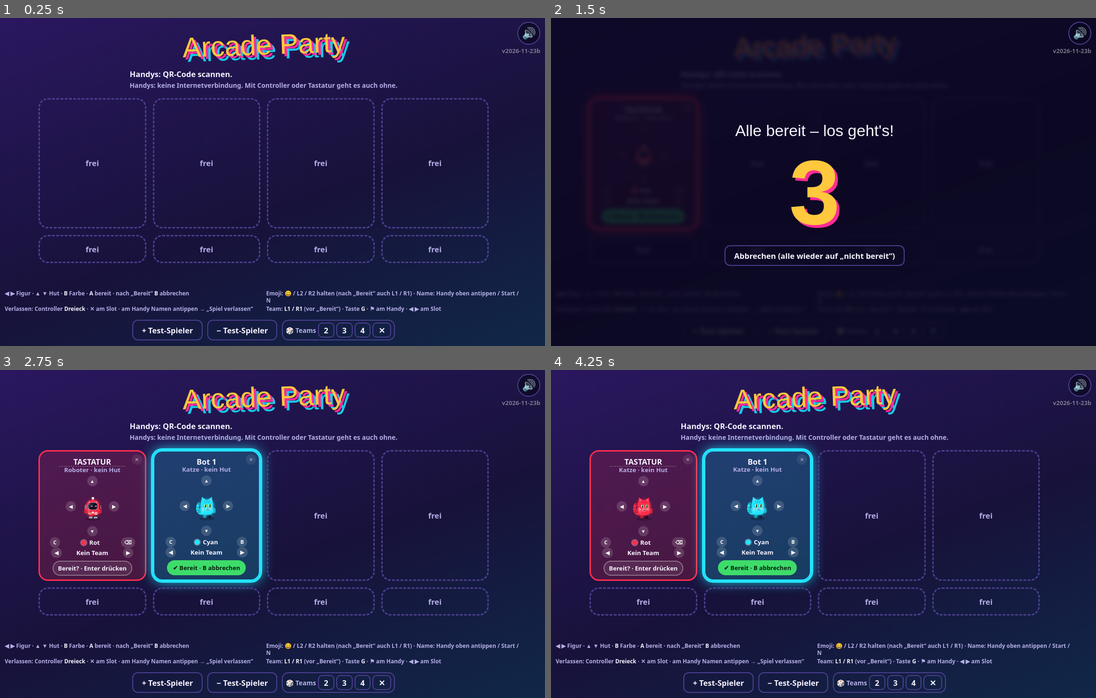
Above: before the commit, frames 1-4 (two rows, left to right).
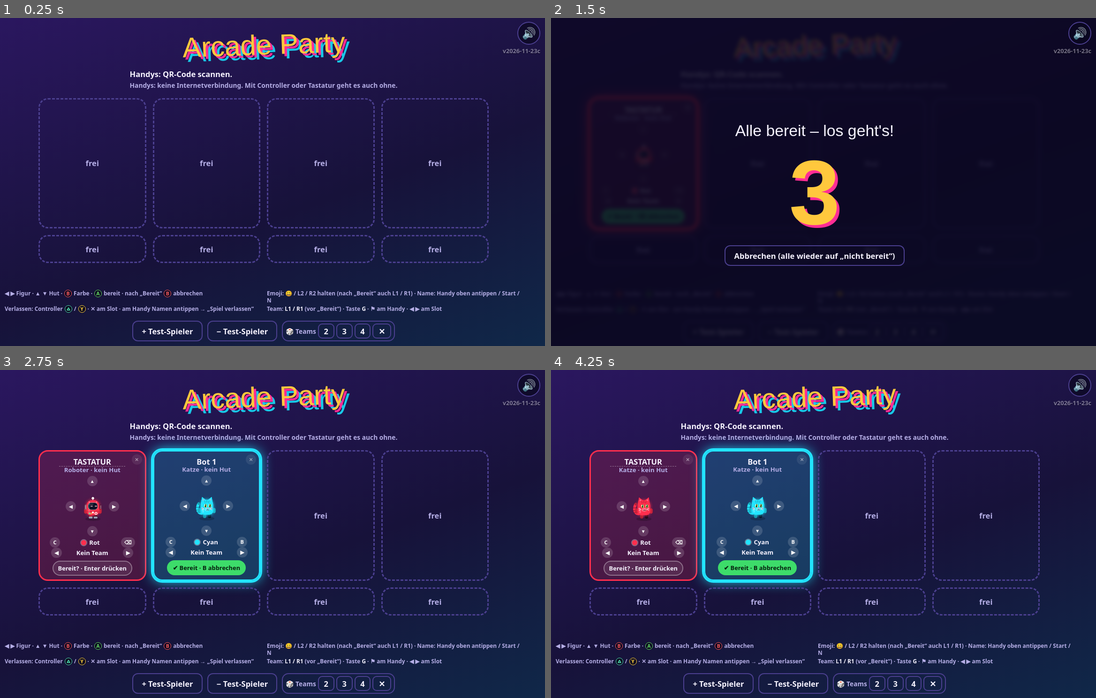
Above: after the commit, the same moments.

Repository: Kuma665/Arcade-Party
Game: browser game, page index.html
Two runs of this game, one before a commit and one after it. Both use one fixed random seed, a clock stepped at 60 frames per second and the inputs below.
Inputs (mouse positions are in pixels of both pictures, inside the frame that each line leads up to):
- Up to frame 1 (0.25 s): no input
- Up to frame 2 (1.5 s): click (812, 178) at 0.27 s; hold Right from 1.03 s (still down); click (812, 198) at 1.07 s; tap Space at 1.1 s
- Up to frame 3 (2.75 s): release Right at 1.53 s; hold Down 1.58-1.85 s; tap Space at 1.6, 2.1, 2.6 s; click (174, 514) at 1.67 s; click "Bereit? · Enter drücken" at 1.77 s; hold Left 1.9-2.47 s; click "Abbrechen (alle wieder auf „n…" at 2.02 s; click (354, 507) at 2.27 s; tap T at 2.52 s; hold Up from 2.52 s (still down)
- Up to frame 4 (4.25 s): release Up at 2.82 s; click (883, 566) at 2.87 s; hold Right 2.87-3.53 s; tap Space at 3.1, 3.6, 4.1 s; click (703, 573) at 3.47 s; tap E at 3.52 s; hold Up 3.58-3.82 s; hold Left from 3.87 s (still down); click (812, 497) at 4.07 s

The runs differ from the first frame. In frame 1, 2.1% of the frame differs, in the area x 11-100%, y 9-99%; in frame 2, less than 0.1%; in frame 3, 2.1%; in frame 4, 2.1%.

Commit message:
Spiel aktualisiert: Tastensymbole je nach Controller (PS-Plakette / A B / Tastatur), ein kurzer Knopf-Hinweis unten rechts nur mit Controller, alte Hinweiszeilen entfernt
Co-Authored-By: Claude Opus 5.5 <noreply@anthropic.com>

Diff:
--- a/index.html
+++ b/index.html
@@ -172,38 +172,37 @@
  <div style="display:flex;gap:10px;justify-content:center;flex-wrap:wrap"><button onclick="addBot()">+ Test-Spieler</bu …(591 unchanged characters)…
 </section>
 
-<div id="hc" style="position:fixed;inset:0;display:none;flex …(307 unchanged characters)… rap;justify-content:center"></div><small>Alle drücken A, wenn sie die Steuerung kennen</small><button onclick="hgDone()">Überspringen</button></div>
-<div id="bk" style="position:fixed;inset:0;display:none;flex …(309 unchanged characters)… ontent:center"><button onclick="bkYes()">Ja, zurück · A</button><button onclick="bkNo()">Nein · B</button></div></div>
+<div id="hc" style="position:fixed;inset:0;display:none;flex …(307 unchanged characters)… rap;justify-content:center"></div><small data-kx="hcOk"></small><button onclick="hgDone()">Überspringen</button></div>
+<div id="bk" style="position:fixed;inset:0;display:none;flex …(309 unchanged characters)… ontent:center"><button onclick="bkYes()" data-kx="bkYes"></button><button onclick="bkNo()" data-kx="bkNo"></button></div></div>
 <section id="menu">
  <h2>Was spielen wir?</h2>
  <div class="tiles" id="tiles"></div>
- <small>◀ ▶ ▲ ▼ wählen · A starten · B Charakterauswahl</small>
  <button onclick="const q=list().find(x=>!x.id.startsWith('bot'));if(q)bkOpen(q)">← Charakterauswahl</button>
  <div id="tpts" style="display:none;color:var(--mu);font-size:1.05em;text-align:center;margin-bottom:6px"></div>
   <div id="board"></div>
 </section>
 
-<section id="set"><h2>⚙️ Einstellungen</h2><div class="rows" id="setrows"></div><small>▲ ▼ wählen · ◀ ▶ ändern · B zurück</small></section>
-
-<section id="pre"><h2 id="pt"></h2><div class="rows" id="prerows"></div><div class="rc" id="prec" style="font-size:1.15em;text-align:center"></div><small>▲ ▼ wählen · ◀ ▶ ändern · B zurück</small></section>
+<section id="set"><h2>⚙️ Einstellungen</h2><div class="rows" id="setrows"></div></section>
+
+<section id="pre"><h2 id="pt"></h2><div class="rows" id="prerows"></div><div class="rc" id="prec" style="font-size:1.15em;text-align:center"></div></section>
 
 <section id="demo">
  <h2 id="dt"></h2><div id="dc"></div><div class="bars" id="dp"></div>
- <div id="dpz"><h2>⏸ Pause</h2><small id="dpn" style="text-align:center;color:var(--gold);max-width:90vw"></small><div class="rows" id="dpr"></div><small>▲ ▼ wählen · A ok</small></div>
+ <div id="dpz"><h2>⏸ Pause</h2><small id="dpn" style="text-align:center;color:var(--gold);max-width:90vw"></small><div class="rows" id="dpr"></div></div>
 </section>
 
 <section id="hs"><h2>🏆 Bestenliste</h2>
  <div class="hsg"><div><h3>Gesamtwertung</h3><ol id="hstot"></ol></div><div><h3>Rekorde</h3><ol id="hsrec"></ol></div></div>
- <button onclick="show('menu')">Zurück</button><small>A / B: zurück</small></section>
-
-<section id="res"><h2>Ergebnis</h2><ol id="rl"></ol><small i …(149 unchanged characters)… x-wrap:wrap"><button onclick="rematch()">↻ Nochmal · A</button><button onclick="show('menu')">Menü · B</button></div></section>
+ <button onclick="show('menu')">Zurück</button></section>
+
+<section id="res"><h2>Ergebnis</h2><ol id="rl"></ol><small i …(149 unchanged characters)… x-wrap:wrap"><button onclick="rematch()" data-kx="rmA"></button><button onclick="show('menu')" data-kx="rmB"></button></div></section>
 <section id="trn"><h2 id="trh"></h2><div class="tg" id="trg"></div><div id="trq"></div><small id="trt" style="text-align:center"></small><h3 id="trz"></h3><ol id="trl"></ol><div id="trp"></div><small id="trs"></small><button onclick="tourCancel()">Turnier beenden</button></section>
-<section id="tfin"><h2 id="tfh"></h2><div id="tfw"></div><ol id="tfl"></ol><div id="tfr"></div><div id="tfs"></div><small>Zurück zum Menü in ein paar Sekunden · A</small></section>
-
-<section id="bm"><canvas id="bc"></canvas><div id="bpz"><h2>⏸ Pause</h2><small id="bpn" style="text-align:center;color:var(--gold);max-width:90vw"></small><div class="rows" id="bpr"></div><small>▲ ▼ wählen · A ok</small></div></section>
-<section id="bo"><canvas id="boc"></canvas><div id="opz"><h2>⏸ Pause</h2><small id="opn" style="text-align:center;color:var(--gold);max-width:90vw"></small><div class="rows" id="opr"></div><small>▲ ▼ wählen · A ok</small></div></section>
-<section id="sm"><canvas id="smc"></canvas><div id="spz"><h2>⏸ Pause</h2><small id="spn" style="text-align:center;color:var(--gold);max-width:90vw"></small><div class="rows" id="spr"></div><small>▲ ▼ wählen · A ok</small></div></section>
-<section id="rc"><canvas id="rcv"></canvas><div id="rpz"><h2>⏸ Pause</h2><small id="rpn" style="text-align:center;color:var(--gold);max-width:90vw"></small><div class="rows" id="rpr"></div><small>▲ ▼ wählen · A ok</small></div></section>
+<section id="tfin"><h2 id="tfh"></h2><div id="tfw"></div><ol id="tfl"></ol><div id="tfr"></div><div id="tfs"></div><small data-kx="tfin"></small></section>
+
+<section id="bm"><canvas id="bc"></canvas><div id="bpz"><h2>⏸ Pause</h2><small id="bpn" style="text-align:center;color:var(--gold);max-width:90vw"></small><div class="rows" id="bpr"></div></div></section>
+<section id="bo"><canvas id="boc"></canvas><div id="opz"><h2>⏸ Pause</h2><small id="opn" style="text-align:center;color:var(--gold);max-width:90vw"></small><div class="rows" id="opr"></div></div></section>
+<section id="sm"><canvas id="smc"></canvas><div id="spz"><h2>⏸ Pause</h2><small id="spn" style="text-align:center;color:var(--gold);max-width:90vw"></small><div class="rows" id="spr"></div></div></section>
+<section id="rc"><canvas id="rcv"></canvas><div id="rpz"><h2>⏸ Pause</h2><small id="rpn" style="text-align:center;color:var(--gold);max-width:90vw"></small><div class="rows" id="rpr"></div></div></section>
 <div id="msg" style="display:none;position:fixed;left:4vw;right:4vw;top:3vh;z-index:9;background:#ff2d95;color:#fff;padding:14px 18px;border-radius:14px;text-align:center"></div>
 <div id="tp" hidden><div id="tdp"><i data-d="u">▲</i><i data-d="d">▼</i><i data-d="l">◀</i><i data-d="r">▶</i></div><bu …(215 unchanged characters)…
 <div id="tpc" hidden><button id="tpt" tabindex="-1" title="Touch-Tasten an/aus" onmousedown="event.preventDefault()">🎮</button><button id="tpf" tabindex="-1" title="Vollbild" onmousedown="event.preventDefault()">⛶</button></div>
@@ -276,7 +275,7 @@
 setInterval(()=>{if(st==='res'&&!T&&RVt&&Date.now()-RVt>8000)rvDecide()},500);
 let TIP={sel:{},pick:{}};const tipHum=()=>list().filter(p=>!p.id.startsWith('bot')),tipCand=()=>list();
 const tipIdx=p=>{const c=tipCand();let i=TIP.sel[p.id];if(i==null||i>=c.length)i=Math.max(0,c.indexOf(p));return i};
-function trsTxt(){if(!T)return;const H=tipHum();$('trs').textContent='Start in '+T.cd+' s · 🔮 Tipps '+H.filter(p=>TIP.pick[p.id]!=null).length+'/'+H.length+' · ◀ ▶ wählen · A bestätigen'}
+function trsTxt(){if(!T)return;const H=tipHum();$('trs').innerHTML='Start in '+T.cd+' s · 🔮 Tipps '+H.filter(p=>TIP.pick[p.id]!=null).length+'/'+H.length+apKx(TX.trs)}
 function tipRender(){if(!T||st!=='trn')return;const c=tipCand();$('trp').innerHTML=tipHum().map(p=>{const t=c[tipIdx(p)],ok=TIP.pick[p.id]!=null;return `<span class="${ok?'ok':''}" style="--c:${COL[p.co]}">${esc(p.name)} → ${esc(t?t.name:'?')}${ok?' ✔':''}</span>`}).join('');trsTxt()}
 function tipIn(p,dn){if(p.id.startsWith('bot'))return;const c=tipCand();if(!c.length)return;
  if(TIP.pick[p.id]!=null){if(dn(8))delete TIP.pick[p.id];else return}
@@ -316,8 +315,8 @@
 const gpOf=id=>{const gs=navigator.getGamepads?navigator.getGamepads():[];return gs[+id.slice(2)]};
 function keysOf(p){if(p.id==='kb')return{r:'Enter',f:'⌫',b:'C'};if(p.id.startsWith('gp')){const g=gpOf(p.id);return g&&gpKind(g)==='ps'?{r:'✕',f:'○',b:'□'}:{r:'A',f:'B',b:'X'}}return{r:'A',f:'B',b:'C'}}
 function legend(){const gs=(navigator.getGamepads?Array.from(navigator.getGamepads()):[]).filter(Boolean),ps=gs.some(g=>gpKind(g)==='ps'),xb=gs.some(g=>gpKind(g)==='xbox');
- const c=[];if(xb||!ps)c.push('<div><b>Xbox:</b> Steuerkreuz links/rechts Figur · hoch/runter Hut · <b>B</b> / <b>X</b> Farbe · <b>A</b> bereit · nach „Bereit“ <b>B</b> abbrechen</div>');if(ps||!xb)c.push('<div><b>PlayStation:</b> Steuerkreuz links/rechts Figur · hoch/runter Hut · <b>○</b> / <b>□</b> Farbe · <b>✕</b> bereit · nach „Bereit“ <b>○</b> abbrechen</div>');
- $('legend').innerHTML='<div>◀ ▶ Figur · ▲ ▼ Hut · <b>B</b> Farbe · <b>A</b> bereit · nach „Bereit“ <b>B</b> abbrechen</div><div>Emoji: 😀 / L2 / R2 halten (nach „Bereit“ auch L1 / R1) · Name: Handy oben antippen / Start / N</div><div>Verlassen: Controller <b>Dreieck</b> · ✕ am Slot · am Handy Namen antippen → …(223 unchanged characters)…
+ const c=[];if(xb||!ps)c.push('<div><b>Xbox:</b> Steuerkreuz links/rechts Figur · hoch/runter Hut · '+apKx('{B} / {X} Farbe · {A} bereit · nach „Bereit“ {B} abbrechen','xb')+'</div>');if(ps||!xb)c.push('<div><b>PlayStation:</b> Steuerkreuz links/rechts Figur · hoch/runter Hut · '+apKx('{B} / {X} Farbe · {A} bereit · nach „Bereit“ {B} abbrechen','ps')+'</div>');
+ $('legend').innerHTML='<div>◀ ▶ Figur · ▲ ▼ Hut · '+apKx('{B} Farbe · {A} bereit · nach „Bereit“ {B} abbrechen','xb')+'</div><div>Emoji: 😀 / L2 / R2 halten (nach „Bereit“ auch L1 / R1) · Name: Handy oben antippen / Start / N</div><div>Verlassen: Controller '+apSym('y','ps')+' / '+apSym('y','xb')+' · ✕ am Slot · am Handy Namen antippen → …(223 unchanged characters)…
 addEventListener('gamepadconnected',()=>{try{render()}catch(e){}});
 const ld=k=>{try{return JSON.parse(localStorage.getItem(k)||'{}')||{}}catch(e){return{}}};
 const LOOK=ld('pa_look');
@@ -358,10 +357,10 @@
 function drawPvs(){document.querySelectorAll('canvas.pv').forEach(c=>{const p=c.dataset.hs!=null?HSL[+c.dataset.hs]:P[c.dataset.id];if(p)drawPv(c,p)})}
 
 let BK=null;function bkNo(){BK=null;$('bk').style.display='none';push()}function bkOpen(p){BK=p.id;$('bkt').textContent …(213 unchanged characters)…
-const HCT={0:['🌊 The Flood','◀ ▶ laufen · ▲ oder A springen. Gemeinsam überleben, das Wasser steigt!'],1:['💥 Bomben-Chaos','◀ ▶ ▲ ▼ laufen · A = Bombe legen. Der letzte Überlebende gewinnt.'],2:['🤼 Sumo-Arena','◀ ▶ ▲ ▼ laufen · A = Dash · B = Block (kurz vor dem Treffer = Parade!). Wer von der schrumpfenden Plattform fliegt, ist raus.'],3:['🏁 Hindernisrennen','◀ ▶ laufen · A oder ▲ springen · B schubsen. Wer zuerst im Ziel ist, gewinnt. Wer rausfliegt, hilft dem Letzten mit A (Rückenwind).'],4:['🐲 Boss-Rush','Alle zusammen gegen den Drachen! Wähle deine Ausrüstung. B = Angriff, B halten = Spezial.']};
+const HCT={0:['🌊 The Flood','◀ ▶ laufen · ▲ oder {A} springen. Gemeinsam überleben, das Wasser steigt!'],1:['💥 Bomben-Chaos','◀ ▶ ▲ ▼ laufen · {A} = Bombe legen. Der letzte Überlebende gewinnt.'],2:['🤼 Sumo-Arena','◀ ▶ ▲ ▼ laufen · {A} = Dash · {B} = Block (kurz vor dem Treffer = Parade!). Wer von der schrumpfenden Plattform fliegt, ist raus.'],3:['🏁 Hindernisrennen','◀ ▶ laufen · {A} oder ▲ springen · {B} schubsen. Wer zuerst im Ziel ist, gewinnt. Wer rausfliegt, hilft dem Letzten mit {A} (Rückenwind).'],4:['🐲 Boss-Rush','Alle zusammen gegen den Drachen! Wähle deine Ausrüstung. {B} = Angriff, {B} halten = Spezial.']};
 let HG=null,HSEEN={};
 function hgRender(){if(!HG)return;$('hcp').innerHTML=tipHum().map(p=>`<span style="--c:${COL[p.co]};padding:.2em .8em;border:2px solid var(--c);border-radius:999px;${HG.ok[p.id]?'background:var(--c);color:#111':'opacity:.6'}">${esc(p.name)} ${HG.ok[p.id]?'✔':'…'}</span>`).join('')}
-function hgOpen(i){HG={i,ok:{},t:Date.now()};$('hct').textContent=HCT[i][0];$('hcx').textContent=HCT[i][1];$('hc').style.display='flex';hgRender();push()}
+function hgOpen(i){HG={i,ok:{},t:Date.now()};$('hct').textContent=HCT[i][0];$('hcx').dataset.kx=HCT[i][1];$('hcx').innerHTML=apKx(HCT[i][1]);$('hc').style.display='flex';hgRender();push()}
 function hgDone(){if(!HG)return;const i=HG.i;HG=null;HSEEN[i]=1;$('hc').style.display='none';launch(i)}
 function hgIn(p,dn){if(p.id.startsWith('bot')||!dn(4))return;HG.ok[p.id]=1;beep(cfgG.sfx,0,659);hgRender();push1(p);if(tipHum().every(q=>HG.ok[q.id]))setTimeout(hgDone,500)}
 setInterval(()=>{if(HG&&Date.now()-HG.t>25000)hgDone()},1000);
@@ -404,7 +403,7 @@
  if(!fixed(id))sendPad(id,{lf:1});
  if(/^gp/.test(id))GPOFF[id]=1;
  delete P[id];if(BK===id)bkNo();leaveSnd();render();push();checkReady()}
-function onMsg(m){let p=P[m.id];
+function onMsg(m){if(m&&m.b&&typeof m.id==='string'&&!/^bot/.test(m.id))apKindSet(apKindOf(m.id));let p=P[m.id];
  if(((m.b|0)&32768)&&!fixed(m.id)){if(p)leaveP(m.id);return}
  if(!p){const used=list().map(x=>x.slot),slot=[0,1,2,3,4,5,6,7].find(i=>!used.includes(i));if(slot===undefined)return;
   p=P[m.id]={id:m.id,slot,name:nameFor(m),pts:LEFTP[m.id]||0,b:0,rd:false,seen:Date.now(),taps:0,ch:slot,hat:-1,co:freeCo(slot),eo:((m.b|0)>>8)&63,tm:0};restoreLook(p);joinSnd();render();push();return}
@@ -460,7 +459,7 @@
  const render=()=>{const B=o();if(!B)return;const l=B.lost||[];
   $(c.note).textContent=l.length?'Verbindung verloren: '+l.map(q=>q.p.name).join(', ')+'. Das Handy verbindet sich von selbst wieder.':(B.pby?'⏸ '+B.pby+' hat pausiert':'');
   B.pzm=l.length?['drop','rs','quit']:['go','rs','quit'];
-  const T={go:'Weiter',rs:B.rsq?'Wirklich neu starten? · A':'Neustart',quit:'Zum Menü',drop:'Ohne '+(l.length>1?'sie':l[0]?esc(l[0].p.name):'')+' weiter'};
+  const T={go:'Weiter',rs:B.rsq?apKx(TX.rsq):'Neustart',quit:'Zum Menü',drop:'Ohne '+(l.length>1?'sie':l[0]?esc(l[0].p.name):'')+' weiter'};
   $(c.rows).innerHTML=B.pzm.map((a,i)=>`<div class="rw go ${i===B.pzi?'sel':''}" onclick="${c.click}(${i})">${T[a]}</div>`).join('')};
  const pause=(v,by)=>{const B=o();if(!B||B.done)return;if(c.strict&&!!v===!!B.pz)return;B.rsq=0;
   if(c.onPause)c.onPause(B,!!v);
@@ -512,7 +511,7 @@
  if(T)rows.forEach(r=>{if(r.p.id.startsWith('bot'))return;const e=T.h[r.p.id]||(T.h[r.p.id]={n:r.p.name,pl:[],ls:[],rk:[]});e.pl[T.r-1]=r.tr;e.ls[T.r-1]=rows.length>2&&r.tr===Math.max(...rows.map(x=>x.tr))});
  if(T)(T.rr=T.rr||[])[T.r-1]={g:T.list[T.r-1],w:[...new Set(rows.filter(r=>r.tr===1&&!r.p.id.startsWith('bot')).map(r=>TMON&&r.p.tm?TN[r.p.tm-1]:r.p.name))]};
  $('rl').innerHTML=rows.map((r,i)=>`<li style="--c:${COL[r.p.co]}">${r.tr?r.tr+'.':'–'} ${av(r.p)}${esc(r.p.name)}${tmb(r.p)} <small>${r.txt}</small>${r.tr?'<b>+'+r.pt+'</b>':''}</li>`).join('');
- if(tn)note=tn+(note?' · '+note:'');if(T)note='Runde '+T.r+' …(158 unchanged characters)… .style.display=T?'none':'flex';$('rsm').textContent=T?'Es geht gleich weiter…':'Abstimmung: A = nochmal · B = Menü · es zählt die Mehrheit';show('res');rvRender();setTimeout(()=>{ …(63 unchanged characters)…
+ if(tn)note=tn+(note?' · '+note:'');if(T)note='Runde '+T.r+' …(158 unchanged characters)… .style.display=T?'none':'flex';$('rsm').dataset.kx=T?'resT':'resV';$('rsm').innerHTML=apKx(TX[T?'resT':'resV']);show('res');rvRender();setTimeout(()=>{ …(63 unchanged characters)…
 
 let fg=null;
 function msg(t){const m=$('msg');m.textContent=t;m.style.display='block';setTimeout(()=>m.style.display='none',9000)}
@@ -573,10 +572,32 @@
 /* ===== Grundausstattung (wie in den anderen Spielen): Ton aus beim Verlassen, Stumm-Knopf, Fehleranzeige, Wake Lock,
    Zurück-Taste, Vollbild, Dreh-Hinweis, Mauszeiger ausblenden, Version + Credits. Texte zentral in TX.
    var statt let/const: pollPads() und push1() laufen schon, bevor dieser Block erreicht ist. ===== */
-var VER='v2026-11-23b';
-var TX={mute:'Ton an/aus (M)',err:'Fehler: ',line:'Zeile ',rot:'📱 ↻<br>Bitte quer drehen',
+var VER='v2026-11-23c';
+var TX={hOk:'{A} OK · {B} Zurück',hPz:'{A} Wählen · {B} Weiterspielen',hcOk:'Alle drücken {A}, wenn sie die Steuerung kennen',bkYes:'Ja, zurück · {A}',bkNo:'Nein · {B}',rmA:'↻ Nochmal · {A}',rmB:'Menü · {B}',tfin:'Zurück zum Menü in ein paar Sekunden · {A}',resT:'Es geht gleich weiter…',resV:'Abstimmung: {A} = nochmal · {B} = Menü · es zählt die Mehrheit',rsq:'Wirklich neu starten? · {A}',trs:' · ◀ ▶ wählen · {A} bestätigen',boSel:'◀ ▶ wählen · {A} bestätigen · {B} ändern',boHold:'🛡 {A} halten!',
+ mute:'Ton an/aus (M)',err:'Fehler: ',line:'Zeile ',rot:'📱 ↻<br>Bitte quer drehen',
  credits:'<b>Arcade Party</b> '+VER+'<br>Musik und Soundeffekte: im Spiel erzeugt<br>Schriften: Bungee, Rajdhani (Google Fonts)<br>QR-Code: qrcodejs (davidshimjs)<br>Handy-Verbindung: PeerJS (peerjs.com)<br><small>Tippen zum Schließen</small>'};
 var GAMEST=['demo','bm','bo','sm','rc','flood'],AUDC=[],apFoc=true,apMT=0,apFsOff=false,apL3={},apWl=null,apHist=0,apErrN=0;
+/* Tastensymbole (23.11.2026): richten sich nach der zuletzt benutzten Eingabe. PS → ✕ ○ □ △ (SVG), Xbox/Handy-Pad/Touch → A B X Y, Tastatur → Enter/Esc.
+   Texte mit Platzhaltern {A} {B} {X} {Y}: apKx() für HTML (runde Plakette), apKxc() für Canvas. Elemente mit data-kx (TX-Schlüssel oder Text) füllt apSymRefresh(). */
+var apKind='xb';
+const SYM={ps:{a:'✕',b:'○',x:'□',y:'△'},xb:{a:'A',b:'B',x:'X',y:'Y'},kb:{a:'Enter',b:'Esc',x:'C',y:'Y'}};
+const PSV={a:'<path d="M2.6 2.6L7.4 7.4M7.4 2.6L2.6 7.4"/>',b:'<circle cx="5" cy="5" r="2.7"/>',x:'<rect x="2.5" y="2.5" width="5" height="5"/>',y:'<path d="M5 2.3L7.9 7.3H2.1Z"/>'};
+function apSym(k,kind){kind=kind||apKind;if(kind==='ps')return '<span class="psg ps'+k+'"><svg viewBox="0 0 10 10">'+PSV[k]+'</svg></span>';return '<span class="psg '+(kind==='kb'?'kb':'xb'+k)+'">'+SYM[kind][k]+'</span>'}
+function apKx(s,kind){return String(s).replace(/\{([ABXY])\}/g,(m,k)=>apSym(k.toLowerCase(),kind))}
+function apKxc(s){return String(s).replace(/\{([ABXY])\}/g,(m,k)=>SYM[apKind][k.toLowerCase()])}
+function apSymRefresh(){document.querySelectorAll('[data-kx]').forEach(e=>{const k=e.dataset.kx;e.innerHTML=apKx(TX[k]!=null?TX[k]:k)});try{if(st==='lobby')legend();if(st==='trn')trsTxt();render()}catch(_){}apHintUpd()}
+function apKindSet(k){if(k&&k!==apKind){apKind=k;apSymRefresh()}}
+function apKindOf(id){if(/^gp/.test(id)){const g=gpOf(id);return g&&gpKind(g)==='ps'?'ps':'xb'}return id==='kb'&&!TOUCHDEV?'kb':'xb'}
+/* Knopf-Hinweis unten rechts: nur mit Controller, nur in Menüs/Pause, nicht auf scrollenden Seiten */
+function apHintUpd(){const e=document.getElementById('aphint');if(!e)return;let h='';
+ const gp=(navigator.getGamepads?Array.from(navigator.getGamepads()):[]).some(Boolean);
+ if(gp&&apFoc){if(GAMEST.includes(st)){if(apPaused())h=TX.hPz}
+  else if(['menu','set','pre','hs'].includes(st)&&$('hc').style.display!=='flex'&&$('bk').style.display!=='flex'){const s=document.querySelector('section.on');if(!s||s.scrollHeight<=s.clientHeight+2)h=TX.hOk}}
+ h=h?apKx(h):'';{const q=$('mq'),r=h&&q&&getComputedStyle(q).display!=='none'?(innerWidth-q.getBoundingClientRect().left+12)+'px':'';if(e.style.right!==r)e.style.right=r}if(e.dataset.h!==h){e.dataset.h=h;e.innerHTML=h;e.style.display=h?'block':'none'}}
+setInterval(apHintUpd,250);
+addEventListener('gamepadconnected',e=>apKindSet(gpKind(e.gamepad)==='ps'?'ps':'xb'));
+
+setTimeout(apSymRefresh,0);
 {const cl=(v,d)=>Number.isFinite(+v)?Math.max(0,Math.min(100,Math.round(+v))):d;cfgG.mus=cl(cfgG.mus,100);cfgG.sfx=cl(cfgG.sfx,100);cfgG.mute=cfgG.mute?1:0;cfgG.vib=cfgG.vib===0?0:1}
 /* Alle AudioContexte (auch im Flood-iframe) erfassen: stumm, Tab weg oder Fenster ohne Fokus → anhalten */
 function audOff(){return !!cfgG.mute||document.hidden||!apFoc}
@@ -603,11 +624,15 @@
  '#aprot{position:fixed;inset:0;z-index:100;display:none;align-items:center;justify-content:center;text-align:center;background:#17123a;color:#fff;font-size:7vmin;line-height:1.4}'+
  '@media (orientation:portrait){html.aptouch #aprot{display:flex}}'+
  '#aperr{position:fixed;left:max(6px,env(safe-area-inset-left,0px));bottom:max(6px,env(safe-area-inset-bottom,0px));max-width:70vw;z-index:110;display:none;background:#b00020e6;color:#fff;font:12px/1.3 system-ui,sans-serif;padding:4px 8px;border-radius:6px;pointer-events:none}'+
- 'html.nocur,html.nocur *{cursor:none!important}';document.head.appendChild(css);
+ 'html.nocur,html.nocur *{cursor:none!important}'+
+ '.psg{display:inline-flex;align-items:center;justify-content:center;box-sizing:border-box;width:1.5em;height:1.5em;border-radius:50%;background:#0b0820;border:.1em solid currentColor;vertical-align:middle;position:relative;top:-.08em;margin:0 .08em;font:700 .9em/1 Rajdhani,system-ui,sans-serif;text-shadow:none;flex:none}'+
+ '.psg svg{width:72%;height:72%;fill:none;stroke:currentColor;stroke-width:1.6;stroke-linecap:round;stroke-linejoin:round}'+
+ '.psg.psa{color:#8ab4ff}.psg.psb{color:#ff6b7a}.psg.psx{color:#ff8fd0}.psg.psy{color:#4fe0b0}.psg.xba{color:#62d962}.psg.xbb{color:#ff5a5a}.psg.xbx{color:#4ea3ff}.psg.xby{color:#ffd23d}.psg.kb{width:auto;height:1.7em;border-radius:.35em;padding:0 .4em;color:#f6f3ff;font-size:.75em}'+
+ '#aphint{position:fixed;right:max(14px,env(safe-area-inset-right,0px));bottom:max(10px,env(safe-area-inset-bottom,0px));z-index:70;display:none;font-size:max(13px,2.6vh);color:var(--tx);opacity:.9;text-shadow:0 1px 3px #000;pointer-events:none;white-space:nowrap}';document.head.appendChild(css);
  const mk=(t,id,h)=>{const e=document.createElement(t);e.id=id;if(h)e.innerHTML=h;document.body.appendChild(e);return e};
  const mu=mk('button','apmu');mu.tabIndex=-1;mu.title=TX.mute;mu.setAttribute('aria-label',TX.mute);mu.addEventListener('mousedown',e=>e.preventDefault());mu.onclick=e=>{e.stopPropagation();apMute()};
  const ve=mk('small','apver');ve.textContent=VER;ve.onclick=()=>apCred(1);
- mk('div','apcr',TX.credits).onclick=()=>apCred(0);mk('div','aprot',TX.rot);mk('div','aperr');apMuIcon();
+ mk('div','apcr',TX.credits).onclick=()=>apCred(0);mk('div','aprot',TX.rot);mk('div','aperr');mk('div','aphint');apMuIcon();
  if(TOUCHDEV)document.documentElement.classList.add('aptouch')}
 /* Fehleranzeige am Bildschirmrand (auch für Fehler im Flood-iframe) */
 function apErr(t){if(++apErrN>30)return;const e=$('aperr');if(!e)return;e.textContent=TX.err+String(t).slice(0,180);e.style.display='block';clearTimeout(apErr.t);apErr.t=setTimeout(()=>e.style.display='none',9000)}
@@ -703,7 +728,7 @@
 
 /* ===== Module (tourney / bomber / race) ===== */
 /* ===== Turnier (Rundenmodus) ===== */
-const THINT={0:'Gemeinsam überleben, das Wasser steigt!',1:'A = Bombe. Der letzte Überlebende gewinnt.',2:'A = Dash · B = Block. Wer runterfliegt, ist raus.',4:'Gemeinsam gegen den Drachen: Schwert, Bogen oder Schild!',3:'A / ▲ springen · B schubsen. Wer zuerst im Ziel ist, gewinnt.',d:'Tippe A so schnell du kannst!'};
+const THINT={0:'Gemeinsam überleben, das Wasser steigt!',1:'{A} = Bombe. Der letzte Überlebende gewinnt.',2:'{A} = Dash · {B} = Block. Wer runterfliegt, ist raus.',4:'Gemeinsam gegen den Drachen: Schwert, Bogen oder Schild!',3:'{A} / ▲ springen · {B} schubsen. Wer zuerst im Ziel ist, gewinnt.',d:'Tippe {A} so schnell du kannst!'};
 function tourClear(){clearInterval(tTm);clearTimeout(tTm);tTm=null}
 const tourRows=()=>list().map(p=>({p,v:p.pts-((T&&T.s[p.id])||0)})).sort((a,b)=>b.v-a.v);
 const tourRank=rows=>rows.map(r=>1+rows.findIndex(x=>x.v===r.v));
@@ -722,7 +747,7 @@
  const g=T.list[T.r],rows=tourRows(),rk=tourRank(rows);
  $('trh').textContent='Runde '+(T.r+1)+' von '+T.list.length;
  $('trg').textContent=GAMES[g][2]+' '+GAMES[g][0];
- $('trt').textContent=THINT[g]||THINT.d;
+ $('trt').dataset.kx=THINT[g]||THINT.d;$('trt').innerHTML=apKx(THINT[g]||THINT.d);
  $('trq').innerHTML=T.list.map((x,i)=>`<span class="${i===T.r?'cur':i<T.r?'dn':''}">${GAMES[x][2]}</span>`).join('');
  $('trz').textContent=T.r?'Zwischenstand':'';
  $('trl').style.display=T.r?'':'none';
@@ -1457,7 +1482,7 @@
  B.sel=0;B.cd=3}
 function drawSel(c,B){c.save();c.textAlign='center';c.lineWidth=5;c.strokeStyle='#0b0820';
  c.font='56px Bungee,sans-serif';c.strokeText('Ausrüstung wählen',W/2,70);c.fillStyle='#ffc83d';c.fillText('Ausrüstung wählen',W/2,70);
- c.font='700 26px Rajdhani,sans-serif';c.fillStyle='#f6f3ff';c.strokeText('◀ ▶ wählen · A bestätigen · B ändern',W/2,108);c.fillText('◀ ▶ wählen · A bestätigen · B ändern',W/2,108);
+ c.font='700 26px Rajdhani,sans-serif';c.fillStyle='#f6f3ff';{const s=apKxc(TX.boSel);c.strokeText(s,W/2,108);c.fillText(s,W/2,108)}
  const k=B.pl.length>6?.5:.62;
  for(const q of B.pl){const e=EQ[q.pi],x=q.x,y=q.y-152*k-70;
   c.fillStyle=q.ok?'#14472d':'#1c1546';c.strokeStyle=q.ok?'#4dff9d':'#ffc83d';c.lineWidth=3;c.beginPath();c.roundRect(x-58,y-62,116,126,12);c.fill();c.stroke();
@@ -1516,7 +1541,7 @@
   else if(a.ty==='beam'&&a.tg.hp>0){c.strokeStyle=`rgba(255,60,80,${.35+bl})`;c.lineWidth=4+p*26;G('#ff2d2d',18);c.beginPath();c.moveTo(bx,by+60);c.lineTo(a.tg.x,a.tg.y-90);c.stroke();G('transparent',0);
    c.font='34px sans-serif';c.textAlign='center';c.fillText('🎯',a.tg.x,a.tg.y-150)}
   else if(a.ty==='pulse'){c.font='30px sans-serif';c.textAlign='center';c.fillText('⚡⚡⚡',bx,by+150)}
-  c.font='700 28px Rajdhani,sans-serif';c.fillStyle='#fff';c.textAlign='center';c.lineWidth=5;c.strokeStyle='#0b0820';const tt=a.ty==='slam'?'⚠ SCHOCKWELLE – 🛡 A halten!':a.ty==='beam'?'⚠ STRAHL – 🛡 A halten!':'⚠ BLITZE – 🛡 A halten!';c.strokeText(tt,W/2,FY-218);c.fillText(tt,W/2,FY-218)}
+  c.font='700 28px Rajdhani,sans-serif';c.fillStyle='#fff';c.textAlign='center';c.lineWidth=5;c.strokeStyle='#0b0820';const tt=(a.ty==='slam'?'⚠ SCHOCKWELLE – ':a.ty==='beam'?'⚠ STRAHL – ':'⚠ BLITZE – ')+apKxc(TX.boHold);c.strokeText(tt,W/2,FY-218);c.fillText(tt,W/2,FY-218)}
  /* Schild-Kuppel */
  const sh=B.end==null?shielding():[];
  if(sh.length){const xs=B.pl.filter(q=>q.hp>0).map(q=>q.x),x0=Math.min(...xs)-70,x1=Math.max(...xs)+70;
